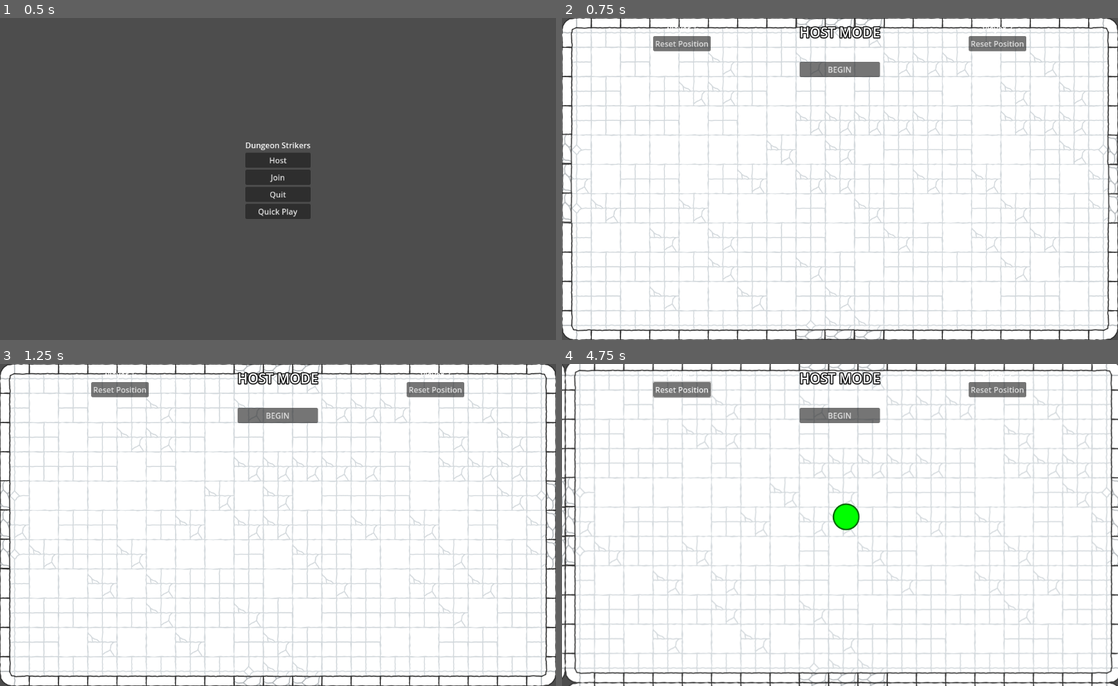
Above: before the commit, frames 1-4 (two rows, left to right).
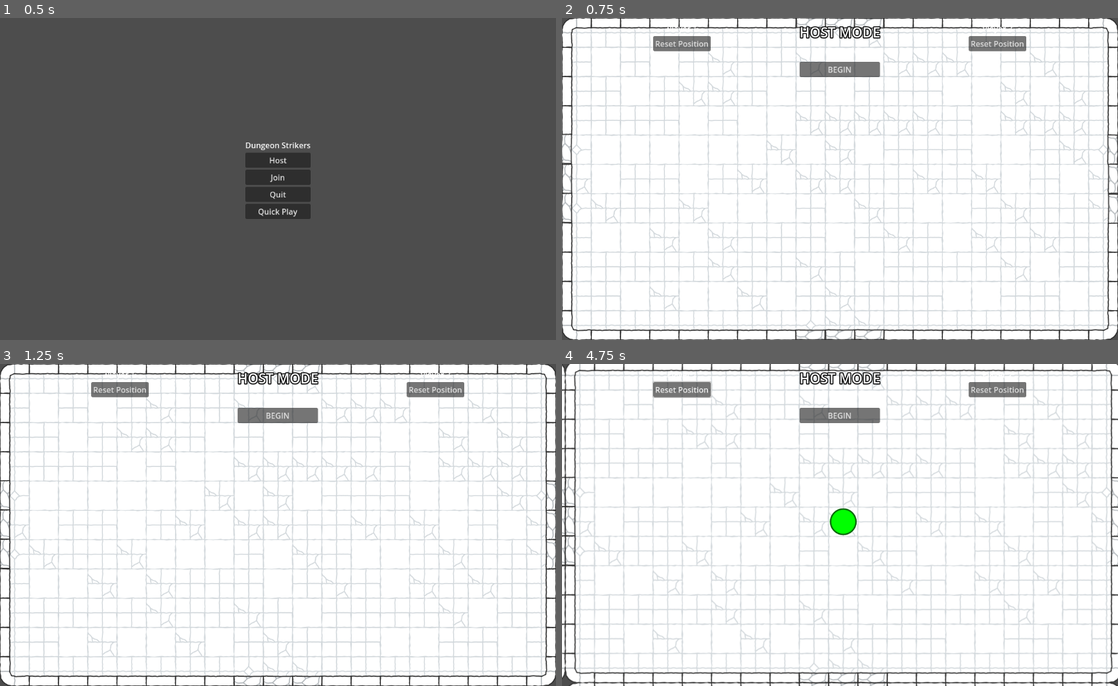
Above: after the commit, the same moments.

Repository: Tohzt/Dungeon-Strikers-2D
Game: Godot game, scene res://Main Menu/Main Menu.tscn
The game is run twice, just before and just after one commit, with the same random seed, the same clock (stepped at 60 frames per second) and the same inputs.
Inputs (mouse positions are in pixels of both pictures, inside the frame that each line leads up to):
- Up to frame 1 (0.5 s): no input
- Up to frame 2 (0.75 s): click "Quick Play" at 0.5 s
- Up to frame 3 (1.25 s): no input
- Up to frame 4 (4.75 s): click "BEGIN" at 1.25 s; click "BEGIN" at 2 s; click "Reset Position" at 2.75 s; click "Reset Position" at 3.5 s; move the mouse to (962, 508) at 4.27 s; hold D (move_right) from 4.28 s (still down); tap Down (look_down) at 4.35 s; click (962, 508) at 4.42 s; tap Left (look_left) at 4.55 s

Frame 1 is identical in both runs. In frame 2, 0.4% of the frame differs, in the area x 0-100%, y 0-100%; in frame 3, less than 0.1%; in frame 4, 0.4%.
Error in both runs: Out of bounds get index '0' (on base: 'Array[int]') (res://Game/host_ui.gd:9)

Commit message:
attacks are wompy but kinda working

Diff:
--- a/Ball/ball.gd
+++ b/Ball/ball.gd
@@ -62,3 +62,6 @@
 
 	elif body is DoorClass:
 		body.under_attack = true
+
+	elif body is AttackClass:
+		body.under_attack = true
--- a/Game/Room/room.gd
+++ b/Game/Room/room.gd
@@ -1,22 +1,7 @@
 class_name RoomClass extends Node2D
+@export var current_room: bool = false
 
 
-# Toggle door function that handles both visibility and collision
-func toggle_door(door_name: String) -> void:
-	var door_node: CollisionPolygon2D = $Doors.get_node(door_name)
-	if door_node:
-		door_node.visible = not door_node.visible
-		door_node.disabled = not door_node.disabled
-
-# Convenience functions for specific doors
-func toggle_t_door() -> void:
-	toggle_door("T_Door")
-
-func toggle_b_door() -> void:
-	toggle_door("B_Door")
-
-func toggle_l_door() -> void:
-	toggle_door("L_Door")
-
-func toggle_r_door() -> void:
-	toggle_door("R_Door")
+func _on_body_entered(body: Node2D) -> void:
+	if multiplayer.get_unique_id() != int(body.name): return
+	Global.is_current_room(self, true)
--- a/Game/Room/room.tscn
+++ b/Game/Room/room.tscn
@@ -1,8 +1,7 @@
-[gd_scene load_steps=7 format=4 uid="uid://b4226omcdcsq6"]
+[gd_scene load_steps=6 format=4 uid="uid://b4226omcdcsq6"]
 
 [ext_resource type="Script" uid="uid://bmthi8okkuhmv" path="res://Game/Room/room.gd" id="1_ij6fq"]
 [ext_resource type="Texture2D" uid="uid://bg6nbtxgkar7c" path="res://Game/Room/TileMap/scribbleDungeons_tiles.svg" id="2_xabx2"]
-[ext_resource type="PackedScene" uid="uid://b6tqbqvxpm0pi" path="res://door.tscn" id="3_gxpsy"]
 
 [sub_resource type="TileSetAtlasSource" id="TileSetAtlasSource_xabx2"]
 texture = ExtResource("2_xabx2")
@@ -134,10 +133,12 @@
 
 [node name="TileMapLayer" type="TileMapLayer" parent="."]
 z_index = -10
+position = Vector2(-570, -330)
 tile_map_data = PackedByteArray("AAAAAAAAAAACAAMAAAANAAAAAAADAAAAAAAFAAAAAAADAAAAAAAEAAAAAAADAAAAAAADAAAAAAADAAAAAAACAA …(3264 unchanged characters)…
 tile_set = SubResource("TileSet_gxpsy")
 
 [node name="Corners" type="StaticBody2D" parent="."]
+position = Vector2(-570, -330)
 collision_mask = 6
 
 [node name="TL_Corner" type="CollisionPolygon2D" parent="Corners"]
@@ -159,24 +160,11 @@
 polygon = PackedVector2Array(12.0001, -11.9999, 492, -11.9987, 492, 8.00128, 32, 8.00006, 31.9995, 228, 11.9995, 228)
 
 [node name="Area2D" type="Area2D" parent="."]
-collision_mask = 0
+position = Vector2(-570, -330)
+collision_mask = 2
 
 [node name="CollisionShape2D" type="CollisionShape2D" parent="Area2D"]
 position = Vector2(570, 330)
 shape = SubResource("RectangleShape2D_7wb2k")
 
-[node name="Doors" type="Node2D" parent="."]
-
-[node name="Door" parent="Doors" instance=ExtResource("3_gxpsy")]
-position = Vector2(570, 10)
-
-[node name="Door2" parent="Doors" instance=ExtResource("3_gxpsy")]
-position = Vector2(1130, 330)
-rotation = -1.5708
-
-[node name="Door3" parent="Doors" instance=ExtResource("3_gxpsy")]
-position = Vector2(570, 650)
-
-[node name="Door4" parent="Doors" instance=ExtResource("3_gxpsy")]
-position = Vector2(10, 329)
-rotation = 1.5708
+[connection signal="body_entered" from="Area2D" to="." method="_on_body_entered"]
--- a/Game/game.gd
+++ b/Game/game.gd
@@ -3,21 +3,28 @@
 @onready var Player: PlayerClass
 @onready var Spawn_Points: Node = $"Spawn Points"
 @onready var Loading: CanvasLayer = $Loading
-
+@onready var Camera: Camera2D = $Camera2D
+var camera_target: Vector2
 
 func _ready() -> void:
+	for room: RoomClass in $Rooms.get_children():
+		if !Global.rooms.has(room):
+			Global.rooms.append(room)
 	if multiplayer.is_server():
 		set_loading(false)
 
 func _process(delta: float) -> void:
+	# Overwrite Camera Movement
+	if multiplayer.get_unique_id() == 1:
+		var direction: Vector2 = Input.get_vector("look_left", "look_right", "look_up", "look_down")
+		$Camera2D.position += direction * delta * 100
+	else:
+		if !Camera.global_position.is_equal_approx(camera_target):
+			Camera.global_position = lerp(Camera.global_position, camera_target, delta*10)
+
 	if Input.is_action_just_pressed("ui_cancel"):
 		#TODO: Disconnect Client
 		get_tree().change_scene_to_file(Global.MAIN)
-
-	# Overwrite Camera Movement
-	if multiplayer.get_unique_id() != 1: return
-	var direction: Vector2 = Input.get_vector("look_left", "look_right", "look_up", "look_down")
-	$Camera2D.position += direction * delta * 100
 
 @rpc("any_peer", "call_remote", "reliable")
 func set_loading(TorF: bool) -> void:
--- a/Game/game.tscn
+++ b/Game/game.tscn
@@ -2,21 +2,20 @@
 
 [ext_resource type="Script" uid="uid://beqdrbp46pc36" path="res://Game/game.gd" id="1_rc60p"]
 [ext_resource type="Script" uid="uid://c71ixtnhvv15y" path="res://Game/host_ui.gd" id="2_kysc5"]
-[ext_resource type="Script" uid="uid://d35y81sadj0bb" path="res://Game/room_controller.gd" id="4_aitnw"]
+[ext_resource type="PackedScene" uid="uid://b6tqbqvxpm0pi" path="res://door.tscn" id="3_jcm6v"]
 [ext_resource type="PackedScene" uid="uid://b4226omcdcsq6" path="res://Game/Room/room.tscn" id="4_nljok"]
 
 [node name="Game" type="Node2D"]
 script = ExtResource("1_rc60p")
 
 [node name="Camera2D" type="Camera2D" parent="."]
-anchor_mode = 0
 
 [node name="Entities" type="Node2D" parent="."]
 
 [node name="Rooms" type="Node" parent="."]
-script = ExtResource("4_aitnw")
 
 [node name="Room Center" parent="Rooms" instance=ExtResource("4_nljok")]
+current_room = true
 
 [node name="Room Bottom" parent="Rooms" instance=ExtResource("4_nljok")]
 position = Vector2(0, 660)
@@ -30,18 +29,37 @@
 [node name="Room Top" parent="Rooms" instance=ExtResource("4_nljok")]
 position = Vector2(0, -660)
 
+[node name="Doors" type="Node" parent="."]
+
+[node name="Doors" type="Node2D" parent="Doors"]
+position = Vector2(-570, -330)
+
+[node name="Door" parent="Doors/Doors" instance=ExtResource("3_jcm6v")]
+position = Vector2(570, 0)
+
+[node name="Door2" parent="Doors/Doors" instance=ExtResource("3_jcm6v")]
+position = Vector2(1140, 330)
+rotation = -1.5708
+
+[node name="Door3" parent="Doors/Doors" instance=ExtResource("3_jcm6v")]
+position = Vector2(570, 660)
+
+[node name="Door4" parent="Doors/Doors" instance=ExtResource("3_jcm6v")]
+position = Vector2(0, 329)
+rotation = 1.5708
+
 [node name="Spawn Points" type="Node" parent="."]
 
 [node name="P1 Spawn" type="Marker2D" parent="Spawn Points"]
-position = Vector2(256, 330)
+position = Vector2(-320, 10)
 rotation = 1.5708
 
 [node name="P2 Spawn" type="Marker2D" parent="Spawn Points"]
-position = Vector2(896, 330)
+position = Vector2(320, 10)
 rotation = -1.5708
 
 [node name="Ball Spawn" type="Marker2D" parent="Spawn Points"]
-position = Vector2(576, 320)
+position = Vector2(3.05176e-05, 0)
 
 [node name="Host UI" type="CanvasLayer" parent="."]
 script = ExtResource("2_kysc5")
@@ -115,9 +133,9 @@
 anchor_top = 0.5
 anchor_right = 0.5
 anchor_bottom = 0.5
-offset_left = -83.0
+offset_left = -170.5
 offset_top = -19.5
-offset_right = 83.0
+offset_right = 170.5
 offset_bottom = 19.5
 grow_horizontal = 2
 grow_vertical = 2
--- a/Game/room_controller.gd
+++ /dev/null
@@ -1,32 +0,0 @@
-extends Node
-
-var current_room: RoomClass
-var prev_key1_pressed: bool = false
-var prev_key2_pressed: bool = false
-var prev_key3_pressed: bool = false
-var prev_key4_pressed: bool = false
-
-# Dictionary mapping key constants to door names and previous key states
-var key_mappings: Dictionary = {
-	KEY_1: {"door": "T_Door", "prev_pressed": "prev_key1_pressed"},
-	KEY_2: {"door": "B_Door", "prev_pressed": "prev_key2_pressed"},
-	KEY_3: {"door": "L_Door", "prev_pressed": "prev_key3_pressed"},
-	KEY_4: {"door": "R_Door", "prev_pressed": "prev_key4_pressed"}
-}
-
-func _ready() -> void:
-	current_room = $"Room Center"
-
-func _process(_delta: float) -> void:
-	for key: int in key_mappings:
-		check_key_for_door(key, key_mappings[key]["door"], key_mappings[key]["prev_pressed"])
-
-# Helper function to check if a key was just pressed and toggle the corresponding door
-func check_key_for_door(key_code: int, door_name: String, prev_pressed_var: String) -> void:
-	var key_pressed: bool = Input.is_physical_key_pressed(key_code)
-	if key_pressed and not get(prev_pressed_var) and current_room:
-		current_room.toggle_door(door_name)
-	set(prev_pressed_var, key_pressed)
-
-func _on_room_changed(new_room: RoomClass) -> void:
-	current_room = new_room
--- a/Player/Attack/player_attack.gd
+++ b/Player/Attack/player_attack.gd
@@ -1,37 +1,60 @@
-class_name AttackClass extends RigidBody2D
-
+class_name AttackClass extends Area2D
 @onready var mesh_instance: MeshInstance2D = $MeshInstance2D
 
 var spawn_position: Vector2
+var Attacker: PlayerClass
+var attack_type: String
 var attack_power: int = 300
 var attack_direction: Vector2 = Vector2.ZERO
 var attack_distance: float = INF
+var attack_duration: float = INF
+
+var velocity := Vector2.ZERO
 
 func _ready() -> void:
+	# TODO: Fix spawn at 0,0
 	spawn_position = global_position
-	apply_central_impulse(attack_direction * attack_power)
 
-func _process(_delta: float) -> void:
-	if abs((global_position-spawn_position).length()) > attack_distance:
-		if is_multiplayer_authority():
-			rpc("destroy")
+	if multiplayer.is_server():
+		body_entered.connect(_on_body_entered)
+	else:
+		set_collision_layer_value(2, false)
+		set_collision_mask_value(1, false)
+		set_process(false)
+		set_physics_process(false)
 
-func set_props(col: Color, pos: Vector2, power: int, dir: Vector2, dist: float = INF) -> void:
-	modulate = col
-	global_position = pos
-	attack_power = power
-	attack_direction = dir
-	attack_distance = dist
-
-func _on_body_entered(_body: Node2D) -> void:
-	if is_multiplayer_authority():
+func _process(delta: float) -> void:
+	attack_duration -= delta
+	if attack_duration <= 0:
 		rpc("destroy")
 
-@rpc("authority", "call_local", "reliable")
+	if attack_type == "melee":
+		global_position = Attacker.Attack_Origin.global_position
+	if abs((global_position-spawn_position).length()) > attack_distance:
+		rpc("destroy")
+
+func _physics_process(_delta: float) -> void:
+	if attack_type == "ranged":
+		velocity = attack_direction * attack_power
+		position += velocity
+
+@rpc("any_peer", "call_local", "reliable")
+func set_props(atk_pos: Vector2, atk_type: String, atk_pow: int, atk_dir: Vector2, atk_dur: float = INF, atk_dist: float = INF) -> void:
+	position = atk_pos
+	attack_type = atk_type
+	attack_power = atk_pow
+	attack_direction = atk_dir
+	attack_duration = atk_dur
+	attack_distance = atk_dist
+
+func _on_body_entered(body: Node2D) -> void:
+	if body is DoorClass:
+		body.under_attack = true
+	if multiplayer.get_unique_id() == 1:
+		rpc("destroy")
+
+@rpc("any_peer", "call_local", "reliable")
 func destroy() -> void:
-	# Make sure we're not already being destroyed
-	if not is_instance_valid(self) or not is_inside_tree():
-		return
 	queue_free()
 
 # Optional additional safety measure
--- a/Player/Attack/player_attack.tscn
+++ b/Player/Attack/player_attack.tscn
@@ -9,18 +9,20 @@
 radius = 23.0
 height = 46.0
 
-[node name="Attack" type="RigidBody2D"]
+[sub_resource type="SceneReplicationConfig" id="SceneReplicationConfig_hocnk"]
+properties/0/path = NodePath(".:position")
+properties/0/spawn = true
+properties/0/replication_mode = 1
+
+[node name="Attack" type="Area2D"]
 collision_layer = 2
-custom_integrator = true
-contact_monitor = true
-max_contacts_reported = 2
 script = ExtResource("1_fa5ys")
 
 [node name="Attack" type="CollisionShape2D" parent="."]
 shape = SubResource("CircleShape2D_5d0fw")
 
 [node name="MeshInstance2D" type="MeshInstance2D" parent="."]
-visible = false
 mesh = SubResource("SphereMesh_attack")
 
-[connection signal="body_entered" from="." to="." method="_on_body_entered"]
+[node name="MultiplayerSynchronizer" type="MultiplayerSynchronizer" parent="."]
+replication_config = SubResource("SceneReplicationConfig_hocnk")
--- a/Player/player.gd
+++ b/Player/player.gd
@@ -1,6 +1,7 @@
 class_name PlayerClass extends CharacterBody2D
 @onready var Input_Handler: PlayerInputHandler = $"Input Handler"
 @onready var Attack_Handler: PlayerAttackHandler = $"Attack Handler"
+@onready var Attack_Origin: Marker2D = $"Attack Origin"
 @onready var Sprite: Sprite2D = $Sprite2D
 @onready var Hands: Node2D = $Hands
 
@@ -38,12 +39,15 @@
 @rpc("call_local")
 func attack(atk_dir: Vector2) -> void:
 	var _atk: AttackClass = Global.ATTACK.instantiate()
+	_atk.Attacker = self
 	if Input_Handler.is_aiming:
-		_atk.set_props(Color.GREEN, $"Attack Origin".global_position, 300, atk_dir, INF)
+		_atk.modulate = Color.GREEN
 		get_parent().add_child(_atk)
+		_atk.set_props.rpc($"Attack Origin".global_position, "ranged", 50, atk_dir)
 	else:
-		_atk.set_props(Color.TEAL, $"Attack Origin".global_position, 500, Vector2.from_angle(rotation-PI/2), 50.0)
+		_atk.modulate = Color.RED
 		get_parent().add_child(_atk)
+		_atk.set_props.rpc($"Attack Origin".position, "melee", 100, atk_dir, 0.5)
 
 	atk_side = _throw_punch(atk_side)
 
--- a/Player/player.tscn
+++ b/Player/player.tscn
@@ -70,6 +70,7 @@
 position = Vector2(0, 60)
 
 [node name="Attack Origin" type="Marker2D" parent="."]
+position = Vector2(0, -40)
 
 [node name="MultiplayerSynchronizer" type="MultiplayerSynchronizer" parent="."]
 replication_config = SubResource("SceneReplicationConfig_emixd")
--- a/door.gd
+++ b/door.gd
@@ -1,7 +1,10 @@
 class_name DoorClass extends StaticBody2D
-@onready var block_1: Sprite2D = $Block1
-@onready var block_2: Sprite2D = $Block2
-@onready var block_3: Sprite2D = $Block3
+@onready var block_1: Sprite2D = $Blocks/Block1
+@onready var block_2: Sprite2D = $Blocks/Block2
+@onready var block_3: Sprite2D = $Blocks/Block3
+@onready var block_4: Sprite2D = $Blocks/Block4
+@onready var block_5: Sprite2D = $Blocks/Block5
+@onready var block_6: Sprite2D = $Blocks/Block6
 
 @export var placement: String
 var durability_max: int = 3
@@ -15,14 +18,17 @@
 var rumble_intensity: float = 1.0
 var is_rumbling: bool = false
 
-var broken = preload("res://Game/Room/Doors/wall_demolished.png")
+var broken: CompressedTexture2D = preload("res://Game/Room/Doors/wall_demolished.png")
 
 func _ready() -> void:
 	# Store original positions of blocks
 	original_positions = [
 		block_1.position,
 		block_2.position,
-		block_3.position
+		block_3.position,
+		block_4.position,
+		block_5.position,
+		block_6.position
 	]
 
 func _process(delta: float) -> void:
@@ -47,19 +53,24 @@
 		under_attack = false
 		iframes = iframes_max_sec
 		durability -= 1
-		print("Under Attack: ", durability)
 
 func apply_rumble() -> void:
 	# Apply random offset to each block
 	block_1.position = original_positions[0] + Vector2(randf_range(-rumble_intensity, rumble_intensity), randf_range(-rumble_intensity, rumble_intensity))
 	block_2.position = original_positions[1] + Vector2(randf_range(-rumble_intensity, rumble_intensity), randf_range(-rumble_intensity, rumble_intensity))
 	block_3.position = original_positions[2] + Vector2(randf_range(-rumble_intensity, rumble_intensity), randf_range(-rumble_intensity, rumble_intensity))
+	block_4.position = original_positions[3] + Vector2(randf_range(-rumble_intensity, rumble_intensity), randf_range(-rumble_intensity, rumble_intensity))
+	block_5.position = original_positions[4] + Vector2(randf_range(-rumble_intensity, rumble_intensity), randf_range(-rumble_intensity, rumble_intensity))
+	block_6.position = original_positions[5] + Vector2(randf_range(-rumble_intensity, rumble_intensity), randf_range(-rumble_intensity, rumble_intensity))
 
 func reset_block_positions() -> void:
 	# Reset blocks to original positions
 	block_1.position = original_positions[0]
 	block_2.position = original_positions[1]
 	block_3.position = original_positions[2]
+	block_4.position = original_positions[3]
+	block_5.position = original_positions[4]
+	block_6.position = original_positions[5]
 
 @rpc("any_peer", "call_local", "reliable")
 func destroy() -> void:
@@ -67,6 +78,13 @@
 	self.set_collision_layer_value(1, false)
 	self.set_process(false)
 	#hide()
-	block_1.texture = broken
-	block_2.texture = broken
-	block_3.texture = broken
+	#block_1.texture = broken
+	#block_2.texture = broken
+	#block_3.texture = broken
+	block_1.hide()
+	block_2.hide()
+	block_3.hide()
+	block_4.hide()
+	block_5.hide()
+	block_6.hide()
+	$Broken.show()
--- a/door.tscn
+++ b/door.tscn
@@ -1,37 +1,67 @@
-[gd_scene load_steps=5 format=3 uid="uid://b6tqbqvxpm0pi"]
+[gd_scene load_steps=6 format=3 uid="uid://b6tqbqvxpm0pi"]
 
 [ext_resource type="Script" uid="uid://cqfnxk6ba4jpe" path="res://door.gd" id="1_v6xrn"]
 [ext_resource type="Texture2D" uid="uid://dd5j74bg2syef" path="res://Game/Room/Doors/wall_damaged.png" id="2_0phs7"]
+[ext_resource type="Texture2D" uid="uid://d1dvtvpbks3jj" path="res://Game/Room/Doors/wall_demolished.png" id="3_0phs7"]
 
 [sub_resource type="RectangleShape2D" id="RectangleShape2D_f0uf5"]
-size = Vector2(180, 20)
+size = Vector2(180, 40)
 
 [sub_resource type="SceneReplicationConfig" id="SceneReplicationConfig_v6xrn"]
-properties/0/path = NodePath("Block1:position")
+properties/0/path = NodePath("Blocks/Block1:position")
 properties/0/spawn = true
 properties/0/replication_mode = 1
-properties/1/path = NodePath("Block2:position")
+properties/1/path = NodePath("Blocks/Block2:position")
 properties/1/spawn = true
 properties/1/replication_mode = 1
-properties/2/path = NodePath("Block3:position")
+properties/2/path = NodePath("Blocks/Block3:position")
 properties/2/spawn = true
 properties/2/replication_mode = 1
+properties/3/path = NodePath("Blocks/Block4:position")
+properties/3/spawn = true
+properties/3/replication_mode = 1
+properties/4/path = NodePath("Blocks/Block5:position")
+properties/4/spawn = true
+properties/4/replication_mode = 1
+properties/5/path = NodePath("Blocks/Block6:position")
+properties/5/spawn = true
+properties/5/replication_mode = 1
 
 [node name="Door" type="StaticBody2D"]
 collision_mask = 4
 script = ExtResource("1_v6xrn")
 
-[node name="Block1" type="Sprite2D" parent="."]
-position = Vector2(-60, 20)
+[node name="Blocks" type="Node2D" parent="."]
+
+[node name="Block1" type="Sprite2D" parent="Blocks"]
+position = Vector2(-60, 10)
 texture = ExtResource("2_0phs7")
 
-[node name="Block2" type="Sprite2D" parent="."]
-position = Vector2(0, 20)
+[node name="Block2" type="Sprite2D" parent="Blocks"]
+position = Vector2(0, 10)
 texture = ExtResource("2_0phs7")
 
-[node name="Block3" type="Sprite2D" parent="."]
-position = Vector2(60, 20)
+[node name="Block3" type="Sprite2D" parent="Blocks"]
+position = Vector2(60, 10)
 texture = ExtResource("2_0phs7")
+
+[node name="Block4" type="Sprite2D" parent="Blocks"]
+position = Vector2(-60, 30)
+texture = ExtResource("2_0phs7")
+
+[node name="Block5" type="Sprite2D" parent="Blocks"]
+position = Vector2(0, 30)
+texture = ExtResource("2_0phs7")
+
+[node name="Block6" type="Sprite2D" parent="Blocks"]
+position = Vector2(60, 30)
+texture = ExtResource("2_0phs7")
+
+[node name="Broken" type="Sprite2D" parent="."]
+visible = false
+position = Vector2(0, 40)
+scale = Vector2(3, 2)
+texture = ExtResource("3_0phs7")
 
 [node name="CollisionShape2D" type="CollisionShape2D" parent="."]
 shape = SubResource("RectangleShape2D_f0uf5")
--- a/global.gd
+++ b/global.gd
@@ -7,3 +7,19 @@
 const PLAYER: PackedScene = preload("res://Player/player.tscn")
 const ATTACK: PackedScene = preload("res://Player/Attack/player_attack.tscn")
 const BALL:   PackedScene = preload("res://Ball/ball.tscn")
+
+
+var rooms: Array[RoomClass]
+var current_room: int = -1
+
+func is_current_room(room: RoomClass, make_current: bool = false) -> bool:
+	if current_room == rooms.find(room):
+		return true
+	elif make_current: set_current_room(room)
+	return false
+
+func set_current_room(room: RoomClass) -> void:
+	current_room = rooms.find(room)
+	var game: GameClass = get_tree().current_scene
+	if game:
+		game.camera_target = room.global_position
Not shown, removed: Game/room_controller.gd.uid
Not shown: 1 places in Player/Attack/player_attack.tscn that only renumber resources
